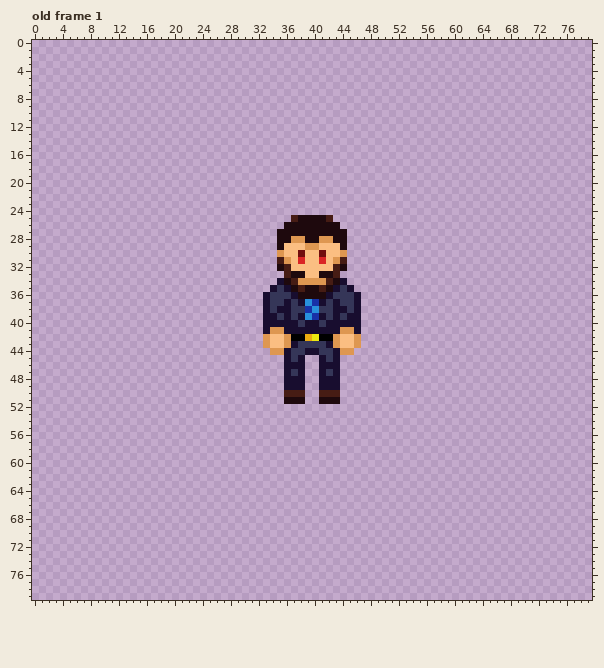
Two states of a pixel-art file, DetentionProject/Aseprite/Bosses/Director.aseprite. Above, as it was before the edit.
80x80 pixels, 5 frames. Shown: old frame 1. The commit also changed other frames, which this record leaves out.
Once edited:
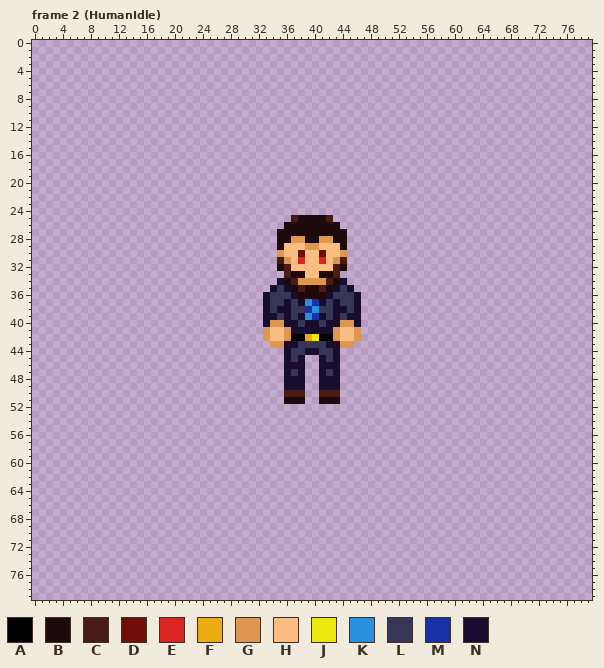
Palette (. is transparent): A #000000  B #1e090d  C #461c14  D #720d0d  E #da2424  F #ecab11  G #de9751  H #fbbe82  J #ece910  K #2890dc  L #353658  M #1831a7  N #180d2f
A new or re-ordered frame is compared with the old frame closest to it.
Changes in this commit:
frames re-ordered
Frame 2 (HumanIdle) against old frame 1, layer "hands":
The author changed colour H to colour G in row 43 at x 34 to 35 and 44 to 45.
The author changed colour N to colour G in row 40 at x 34 to 35 and 44 to 45; in row 41 at x 33, 36, 43 and 46.
The author changed colour G to colour H in row 41 at x 34 to 35 and 44 to 45.
The author changed colour G to colour N in row 43 at x 36 and 43.
Colour G is removed in row 43 at x 33 and 46; in row 44 at x 34 to 35 and 44 to 45.
Boxes around the changes in both pictures, in picture pixels (x1, y1, x2, y2):
changed: (263, 320, 291, 355)
changed: (333, 320, 361, 355)
